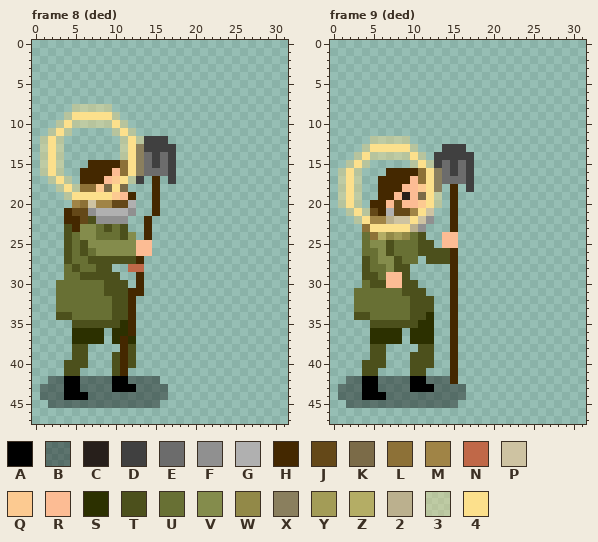
File history of a pixel-art file, Arte/San_Isidro_Full.aseprite. The picture above was drawn from the file before the commit.
32x48 pixels, 17 frames. Shown: frame 8 (ded), frame 9 (ded). The commit also changed other frames, which this record leaves out.
Visible layers, top first: "Layer 3 Copy", "Layer 5", "Layer 6", "Layer 4" opacity 40%.
Palette (. is transparent): A #000000  B #05040365  C #271f1b  D #404040  E #6c6c6c  F #909090  G #b0b0b0  H #442800  J #644818  K #7b6b48  L #8d7137  M #a08446  N #c06848  P #cec3a2  Q #fcca91  R #fcbc94  S #2c3000  T #4c501c  U #687034  V #848c4c  W #928948  X #8a7f5e  Y #a39c57  Z #b4ad65  2 #bbb08e  3 #fce08c65  4 #fce08c
Pixels before, frame 8 (ded), first column x 1:
 8 ....33333........
 9 ...3444443.......
10 ..343333343......
11 .343.....343.....
12 343.......343DDD.
13 343.......34XDDDD
14 343.......34XEDED
15 343...HHHHL4XEDED
16 343..HHHHRL4XEEED
17 .343.HHHRQ43D.H.D
18 ..343LLQK4K...H..
19 ...344444QRH..H..
20 ....MLPMMJJG..H..
21 ...HJJFGGGGF..H..
22 ...HHJTFFFF..H...
23 ...THVVUTUT..H...
24 ...TUVVUUUTV.H...
25 ...TUTVVVVVVRR...
26 ...TUTUVVVVVRR...
27 ...TUUTTTTTTH....
28 ...UTUUTT..NN....
29 ...UUTTTTT..H....
30 ..UUUUUUTTT.H....
31 ..UUUUUUTTTHH....
32 ..UUUUUUUTTH.....
33 ..UUUUUUUTTH.....
34 ..TTUUUUUTTH.....
35 ....TTTTTTSH.....
36 ....SSSS.SSH.....
37 ....SSSS.SHS.....
38 ....TT....HT.....
39 ....TT...THT.....
40 ...TTT...THT.....
41 ...TT....TH......
42 .BBAABBBBAABBBB..
43 BBBAABBBBAAABBBB.
44 BBBAAABBBBBBBBBB.
45 .BBBBBBBBBBBBBB..
Pixels before, frame 9 (ded), first column x 1:
12 ....33333........
13 ...3444443...DDD.
14 ..343333343.DDDDD
15 .343.....343DEDED
16 343...HHHHL4XEDED
17 343..HHHHRL4XEEED
18 343..HHHRRQ4X.H.D
19 343..HHRCRK43.H..
20 343.HHRJRRQ43.H..
21 .343JHGJJM4P..H..
22 ..34MM2PP4PF..H..
23 ...L444442F...H..
24 ...ULZWYWUT..RR..
25 ...UVVTUUUTT.RR..
26 ...UUVTUUUTTTTH..
27 ...TUVVTUU.TTTH..
28 ...TUUVTT.....H..
29 ...TTURRT.....H..
30 ...UTTRRTT....H..
31 ..UUUUUUTTT...H..
32 ..UUUUUUUTTT..H..
33 ..UUUUUUUTTT..H..
34 ..TTUUUUUTTS..H..
35 ....TTTTTTSS..H..
36 ....SSSS.SSS..H..
37 ....SSSS.SSS..H..
38 ....TT....TT..H..
39 ....TT...TTT..H..
40 ...TTT...TTT..H..
41 ...TT....TT...H..
42 .BBAABBBBAABBBH..
43 BBBAABBBBAAABBBB.
44 BBBAAABBBBBBBBBB.
45 .BBBBBBBBBBBBBB..
Now the later version:
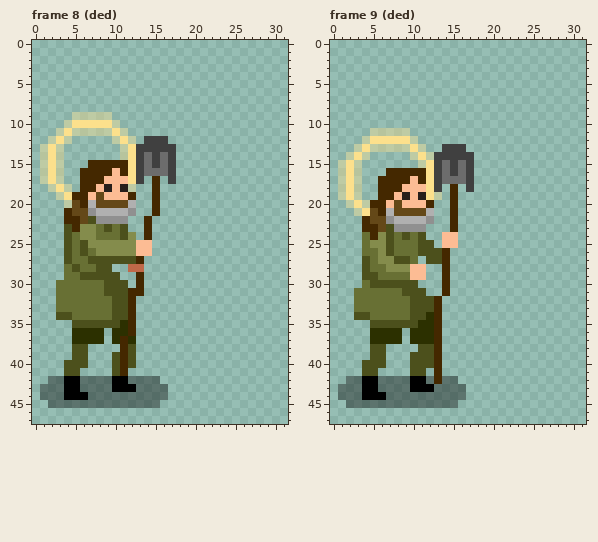
Difference:
Changed rows in their new state; - is an unchanged pixel.
Frame 8 (ded), layers "Layer 3 Copy", "Layer 5":
first column x 1:
 8 ----.....----
 9 ---.33333.---
10 --.3444443.--
11 -.343333343.-
12 .343-----343.
13 ------------D
14 ------------D
15 ----------H-D
16 ----------H-D
17 343.-----RR4-
18 -343.HHRCRC3-
19 --34HHRJRR---
20 ---3JHGJJ----
Frame 9 (ded), layers "Layer 3 Copy", "Layer 5", "Layer 6":
first column x 1:
11 ----33333------
12 ---3444443-----
13 --343333343----
14 -343.....343---
15 343.-----.34---
16 ----------H-D--
17 ----------H-D--
18 ----------R-D--
19 ----------C----
20 .343------RH.--
21 -.34-----JJG---
22 --.HJJFGGGG----
23 ---HHJTFFF-----
24 ----HVTUT------
26 -------------H.
27 --------T----H.
28 -------VVRR--H.
29 ------UUURR--H.
30 ------TT-----H.
31 -------------H.
32 ------------H-.
33 ------------H-.
34 ------------H-.
35 ------------H-.
36 ------------H-.
37 ------------H-.
38 ------------H-.
39 ------------H-.
40 ------------H-.
41 ------------H-.
42 ------------H-B
